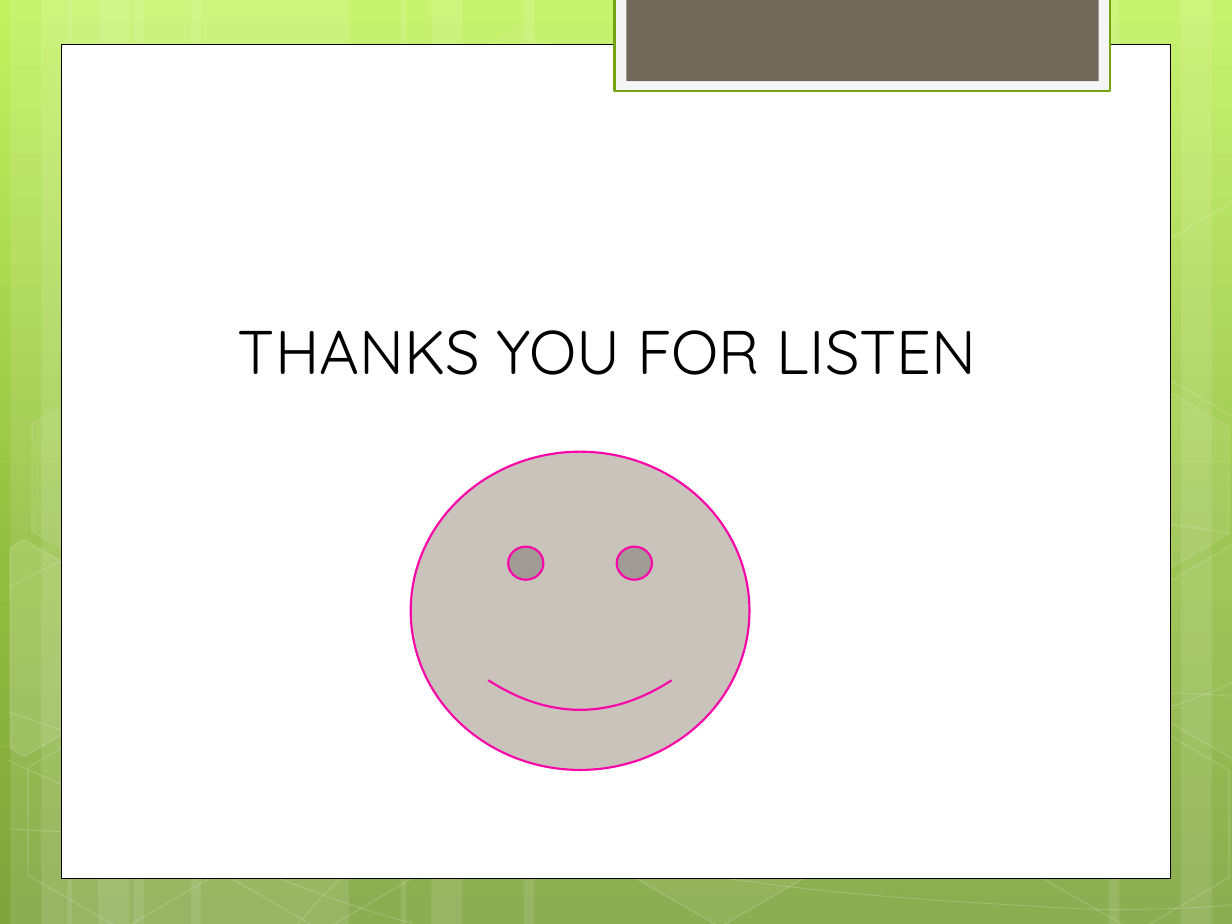
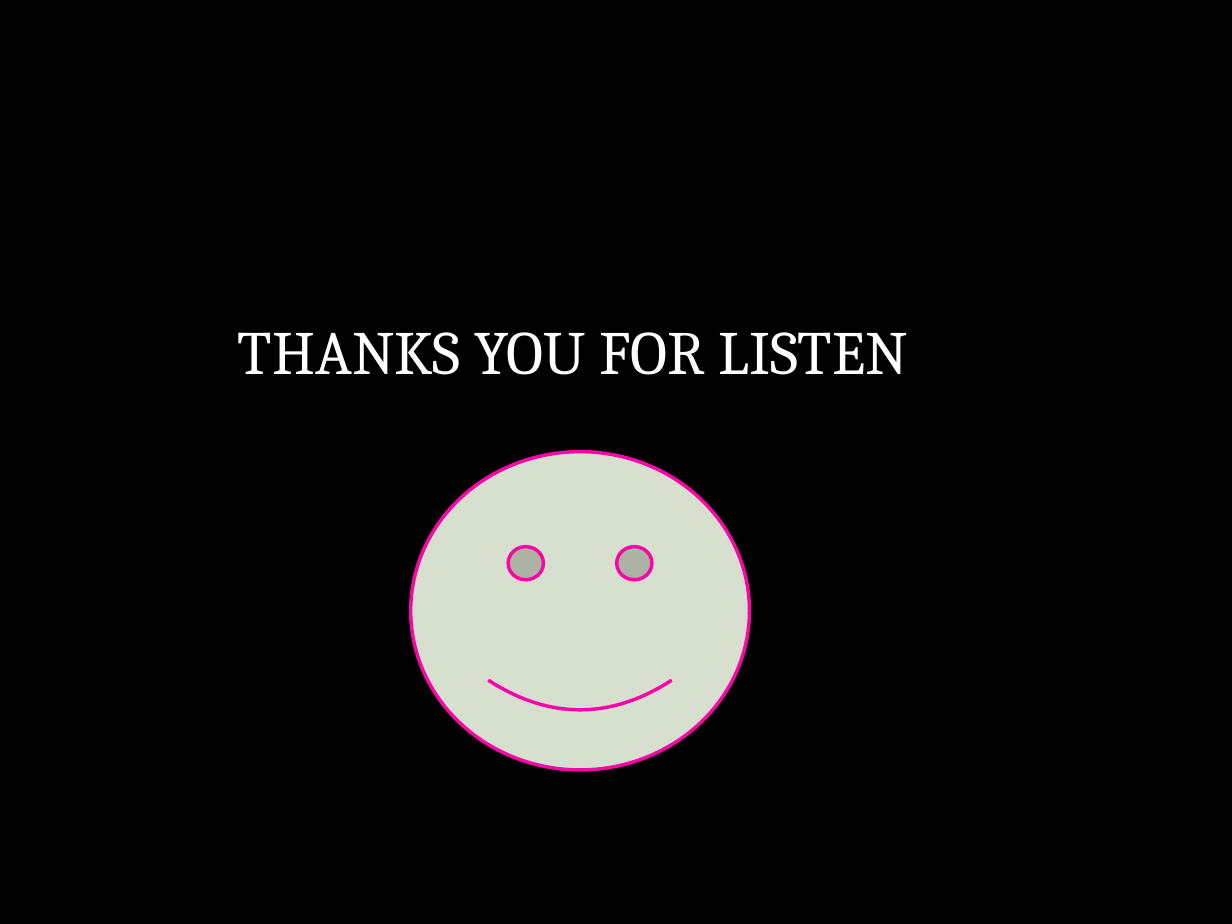
Before and after one commit to vothihoangyen/demott8-6, a slide deck: slide 11 of GIT-AND-GITHUB.pptx. Drawn at 1232x924 pixels with LibreOffice and Linux fonts; fonts in the diff are those of the drawing; background and template pictures are left out. Boxes give left, top, right and bottom in pixels: in the first picture for what was removed or moved away, otherwise in the second. Text is boxed around its words. In the diff, an @@ line names an element or a change of style, - is before the commit and + after.

```diff
--- a/GIT-AND-GITHUB.pptx
+++ b/GIT-AND-GITHUB.pptx
@@ background gradient #C3F35F to #93BF3F to #81A53E to picture (left out) @@
@@ rectangle removed at box(615, 0, 1110, 91) @@
@@ rectangle removed at box(626, 0, 1098, 81) @@
@@ rectangle removed at box(62, 44, 1170, 877) @@
@@ group removed at box(0, 0, 1232, 924): 12 rectangles, 8 freeform shapes, 8 hexagons @@
@@ text "THANKS YOU FOR LISTEN" at box(238, 332, 908, 375): font Quicksand to Cambria, text colour #000000 to #FFFFFF @@
@@ smiley face at box(410, 452, 749, 770): fill #C9C3BB to #D7DFCE; outline #F806A7 1.25 pt to #F806A7 2 pt @@
```
Also in this commit, not shown: 10 other slides changed.
